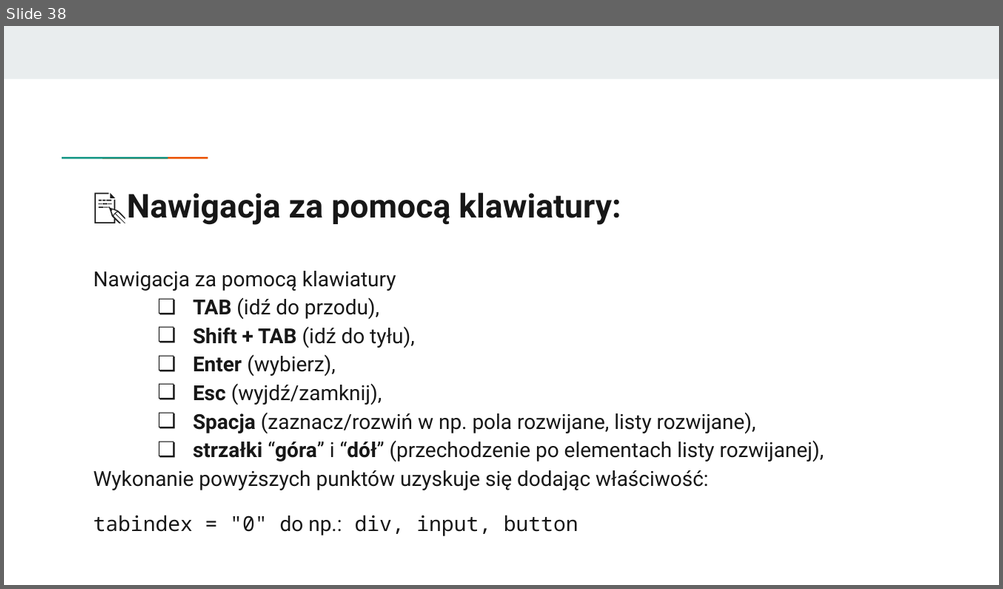
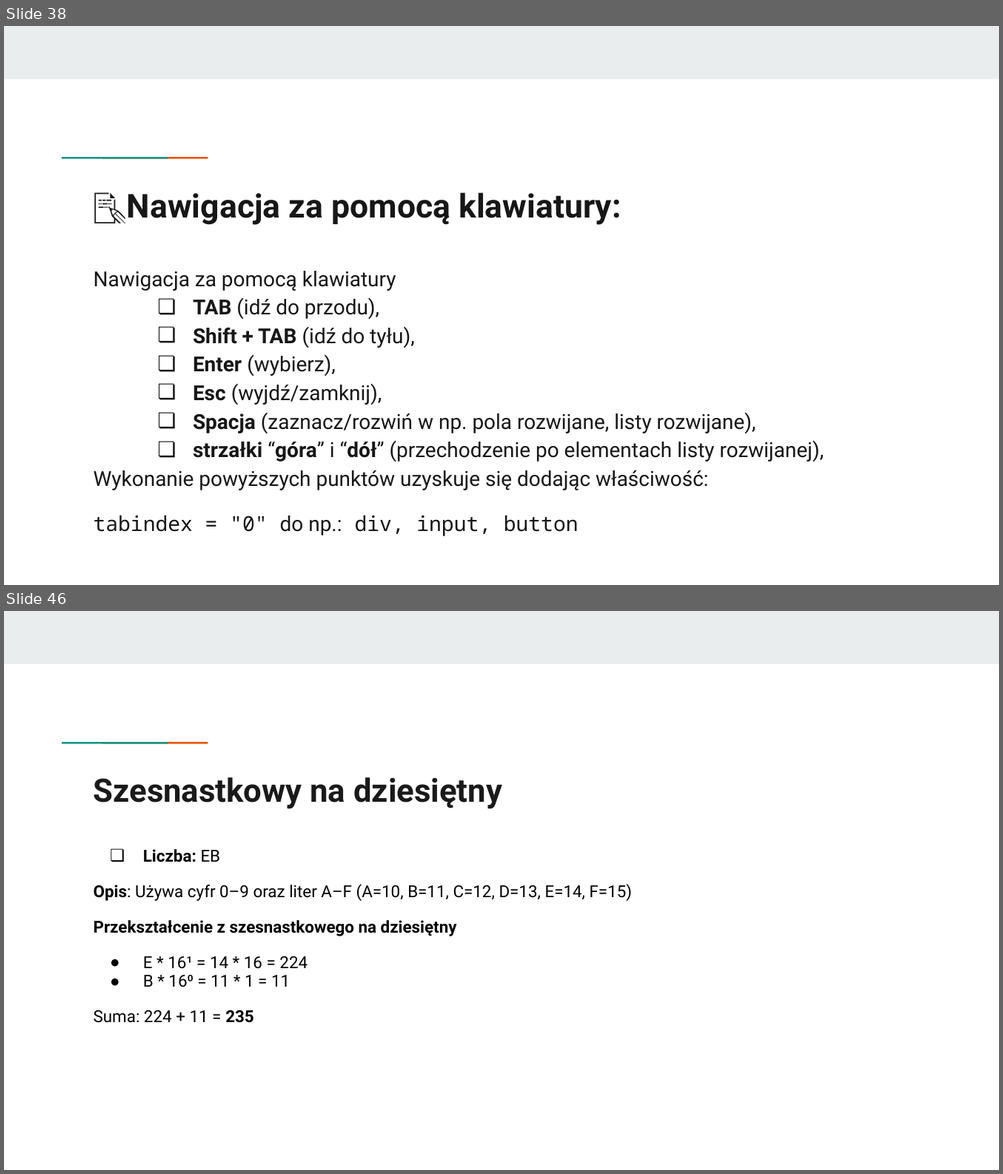
Before and after one commit to KasiaKasia/PRZEDMIOTY, a slide deck: ZASTOSOWANIE_INFORMATYKI/1A-gr_2/Zastosowanie informatyki - 1A gr. 2.pptx. Shown one above the other, each under a label of ours: slide 38 before the commit, slides 38 and 46 after it; the slides between them are not shown. The pictures are 1003x589 and 1003x1174 pixels, drawn with LibreOffice and Linux fonts; fonts in the diff are those of the drawing. Boxes give left, top, right and bottom in pixels: in the first picture for what was removed or moved away, otherwise in the second. Text is boxed around its words. In the diff, an @@ line names an element or a change of style, - is before the commit and + after.

```diff
--- a/ZASTOSOWANIE_INFORMATYKI/1A-gr_2/Zastosowanie informatyki - 1A gr. 2.pptx
+++ b/ZASTOSOWANIE_INFORMATYKI/1A-gr_2/Zastosowanie informatyki - 1A gr. 2.pptx
@@ slide 46 added at <box>4,611,999,1170</box>, background #FFFFFF; not listed: 3 template elements that a slide beside it also shows @@
@@ title added at <box>94,777,502,809</box>, 23.4 pt, text #1A1A1A, bold @@
+Szesnastkowy na dziesiętny
@@ text added at <box>94,849,632,1023</box>, 12 pt, text #000000 @@
+❏ Liczba: EB
+Opis: Używa cyfr 0–9 oraz liter A–F (A=10, B=11, C=12, D=13, E=14, F=15)
+Przekształcenie z szesnastkowego na dziesiętny
+● E * 16¹ = 14 * 16 = 224
+● B * 16⁰ = 11 * 1 = 11
+Suma: 224 + 11 = 235
```
Also in this commit, not shown: 8 other slides added, 3 other files.
